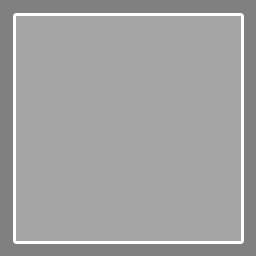
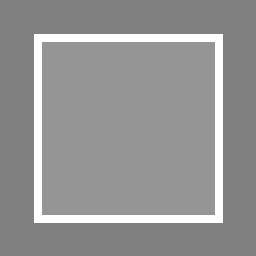
Comparing the layer stacks of the two 256 x 256 images. Changes:
painted on "Rectangle 1" over (16, 16, 241, 241)
